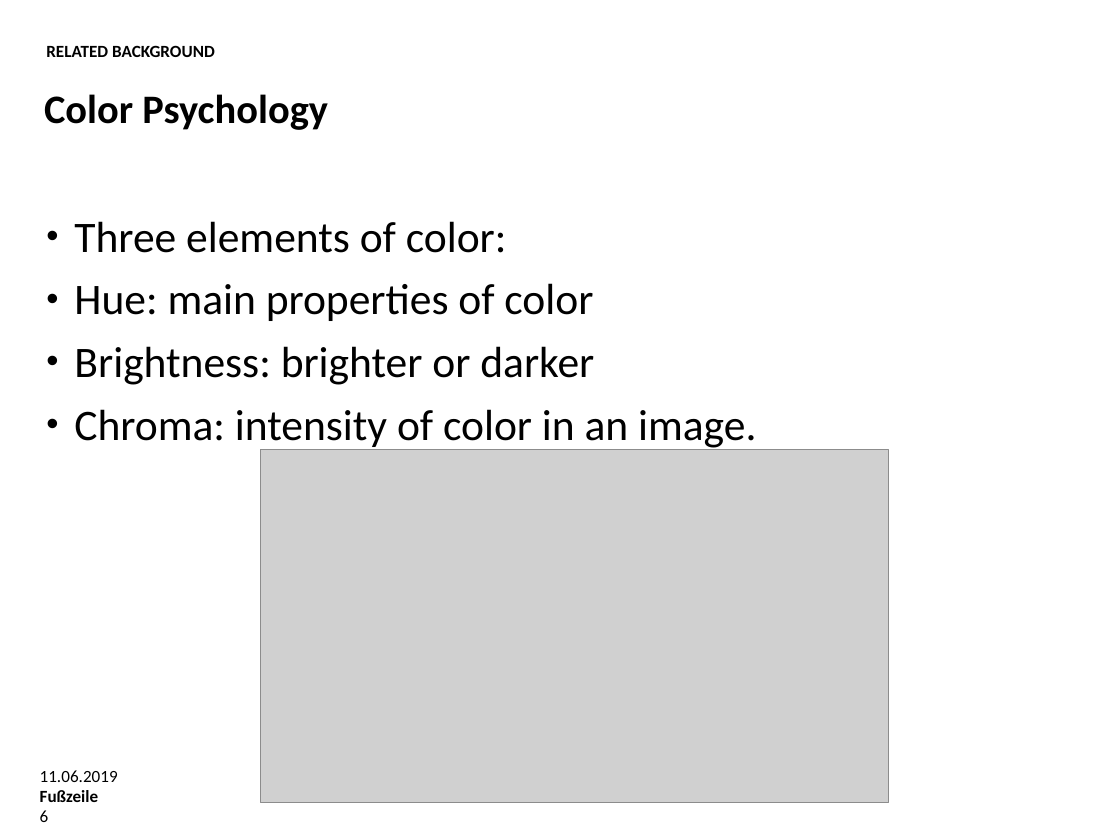
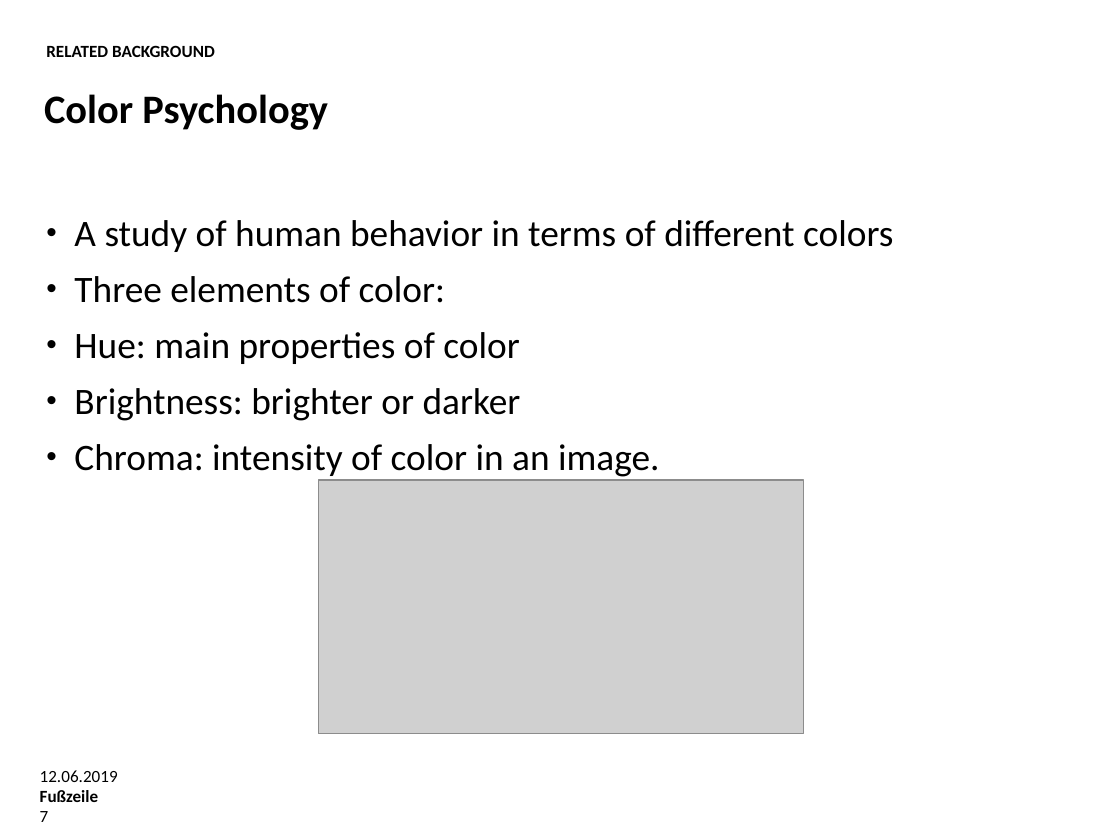
Before and after one commit to Rickylht/Bachelor-Thesis, a slide deck: slide 7 of Oral Examination.pptx (slide 6 before the commit). Drawn at 1120x840 pixels with LibreOffice and Linux fonts; fonts in the diff are those of the drawing; grey boxes stand for pictures; background and template pictures are left out. Boxes give left, top, right and bottom in pixels: in the first picture for what was removed or moved away, otherwise in the second. Text is boxed around its words. In the diff, an @@ line names an element or a change of style, - is before the commit and + after.

```diff
--- a/Oral Examination.pptx
+++ b/Oral Examination.pptx
@@ text at (74,220,893,252): paragraph added @@
+• A study of human behavior in terms of different colors
@@ text at (74,276,659,480): size 28 to 24 pt in "Three elements of color:", "Hue: main properties of color", "Brightness: brighter or darker", "Chroma: intensity of color in an image." @@
@@ picture: place and size @@
-picture at (261,450,889,803)
+picture at (318,480,803,735)
@@ text at (40,770,118,782): text changed @@
-11.06.2019
+12.06.2019
@@ page number at (40,811,49,822): text changed @@
-6
+7
```
Also in this commit, not shown: 24 other slides changed, 18 slides added.
